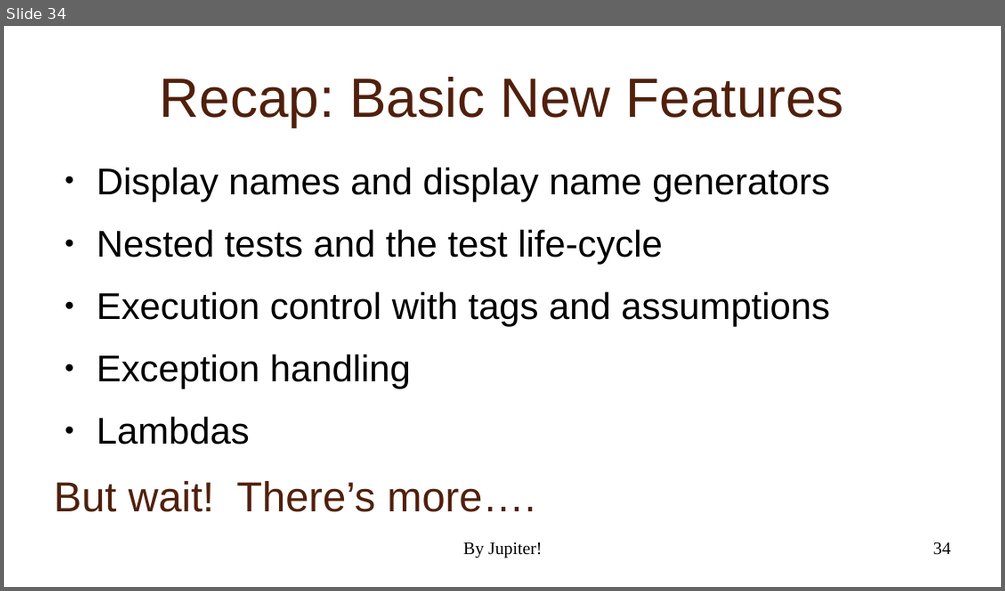
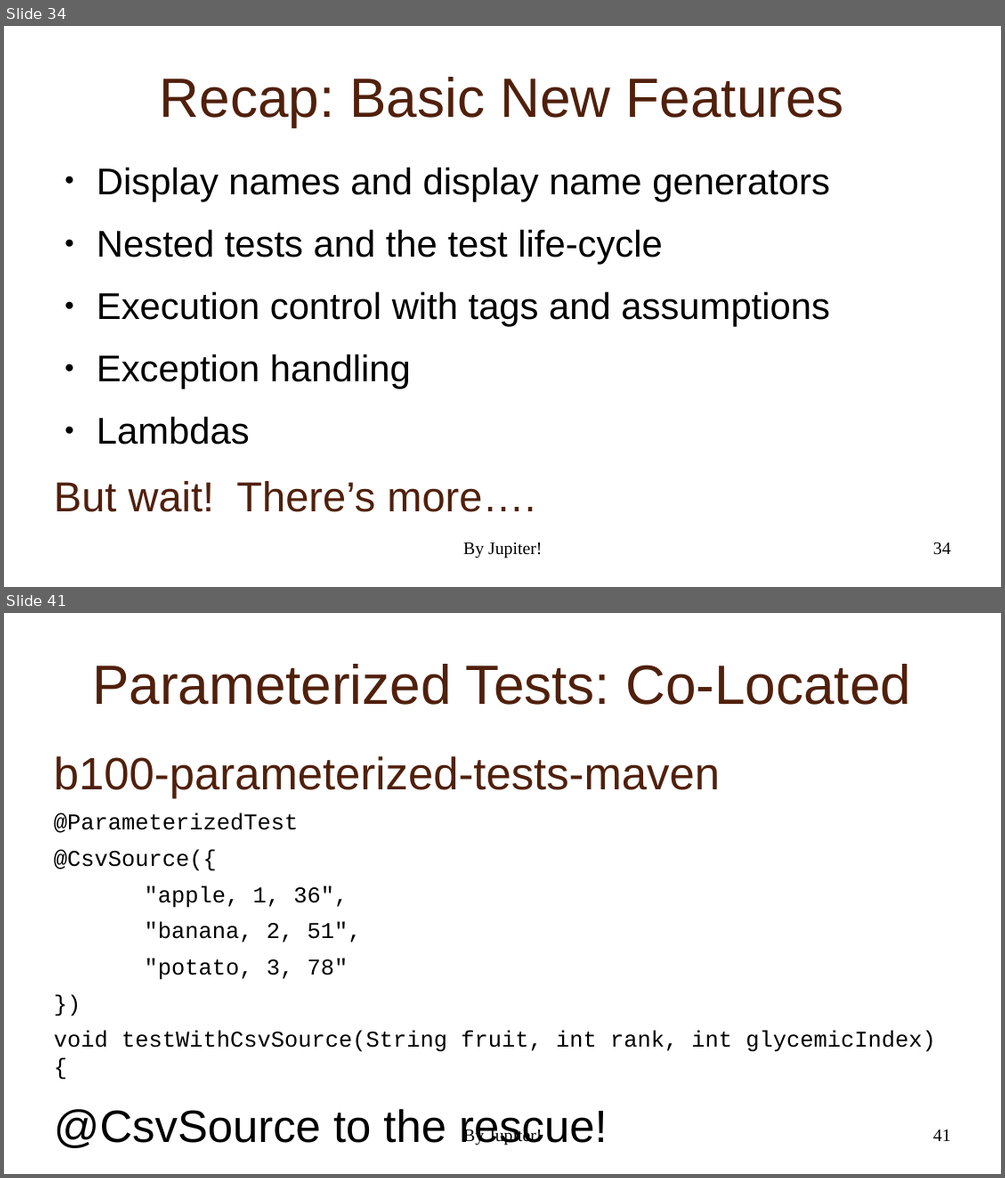
Before and after one commit to NextPoorSlob/JUnit5-Presentation-Sample-Code, a slide deck: ByJupiter.odp. Shown one above the other, each under a label of ours: slide 34 before the commit, slides 34 and 41 after it; the slides between them are not shown. The pictures are 1005x591 and 1005x1178 pixels, drawn with LibreOffice and Linux fonts; fonts in the diff are those of the drawing; background and template pictures are left out. Boxes give left, top, right and bottom in pixels: in the first picture for what was removed or moved away, otherwise in the second. Text is boxed around its words. In the diff, an @@ line names an element or a change of style, - is before the commit and + after.

```diff
--- a/ByJupiter.odp
+++ b/ByJupiter.odp
@@ slide 41 added at box(4, 613, 1001, 1174), background picture (left out); not listed: 1 template element that a slide beside it also shows @@
@@ title added at box(92, 664, 911, 705), 44 pt, text #50200C @@
+Parameterized Tests: Co-Located
@@ text added at box(54, 756, 935, 1148), 18 pt, text #000000 @@
+b100-parameterized-tests-maven
+@ParameterizedTest
+@CsvSource({
+"apple, 1, 36",
+"banana, 2, 51",
+"potato, 3, 78"
+})
+void testWithCsvSource(String fruit, int rank, int glycemicIndex) {
+@CsvSource to the rescue!
@@ text added at box(463, 1127, 542, 1145), 14 pt, text #000000 @@
+By Jupiter!
```
Also in this commit, not shown: 4 slides changed, 18 other slides added, 1 other file.
